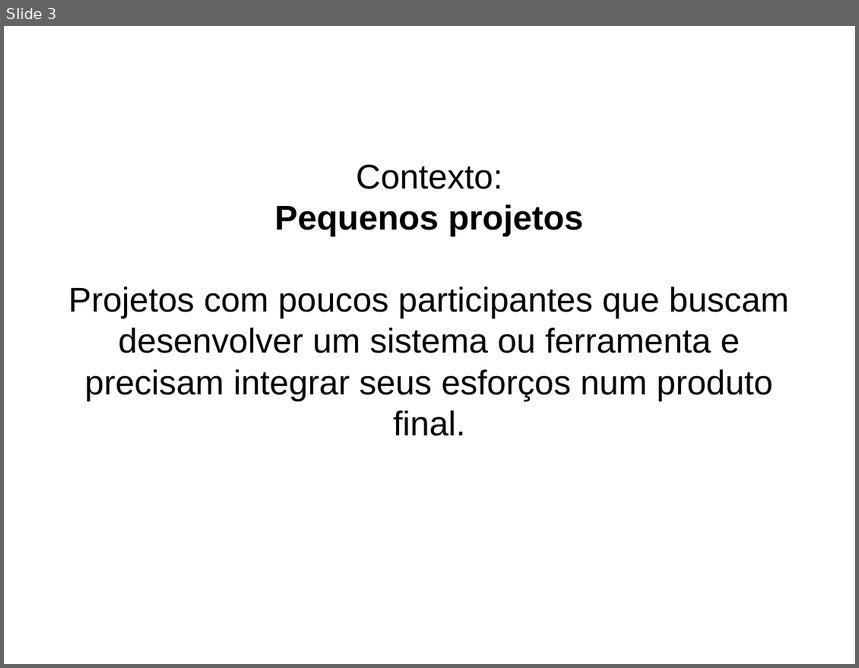
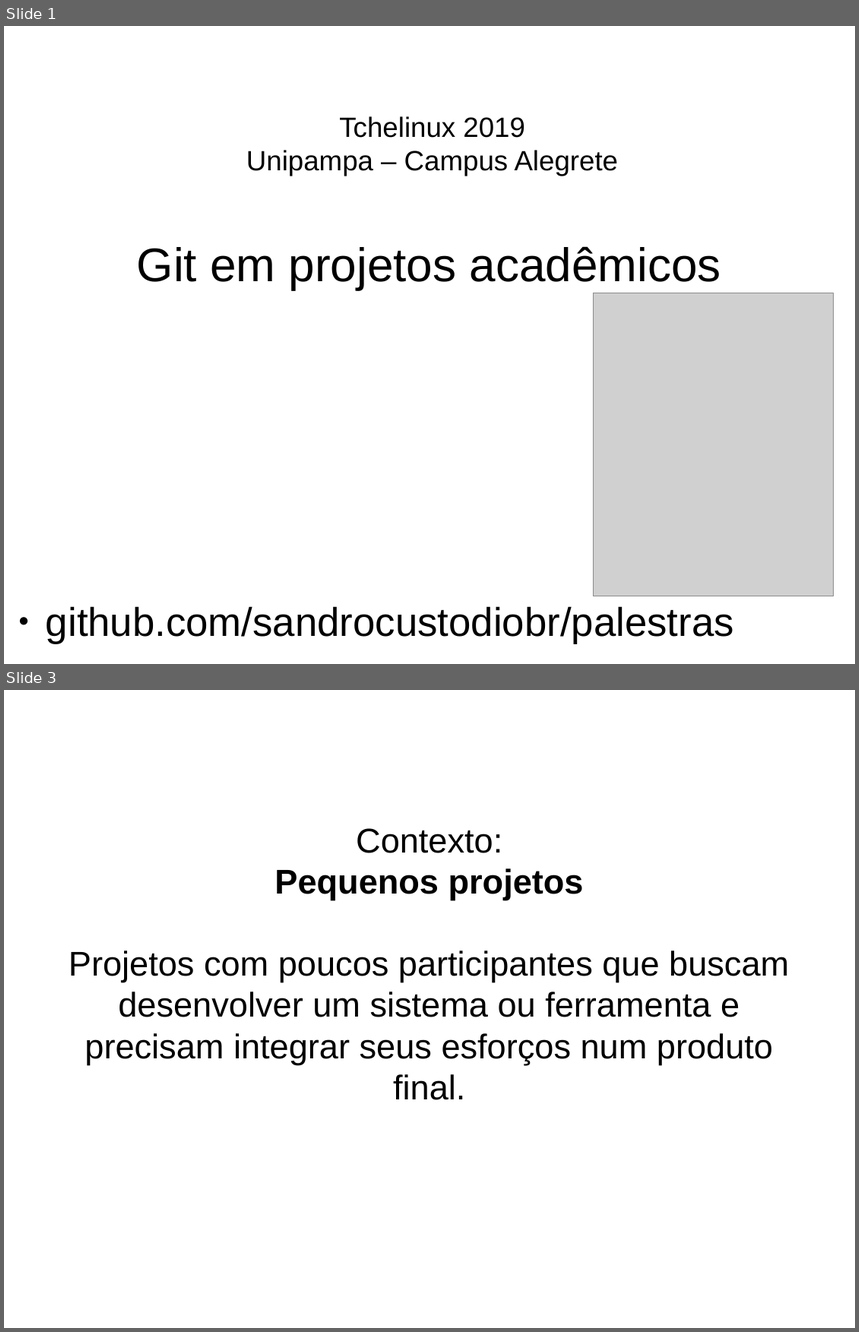
Before and after one commit to sandrocustodiobr/palestras, a slide deck: 2019-git/Git em projetos academicos set2019.odp. Shown one above the other, each under a label of ours: slide 3 before the commit, slides 1 and 3 after it; the slides between them are not shown. The pictures are 859x668 and 859x1332 pixels, drawn with LibreOffice and Linux fonts; fonts in the diff are those of the drawing; grey boxes stand for pictures. Boxes give left, top, right and bottom in pixels: in the first picture for what was removed or moved away, otherwise in the second. Text is boxed around its words. In the diff, an @@ line names an element or a change of style, - is before the commit and + after.

```diff
--- a/2019-git/Git em projetos academicos set2019.odp
+++ b/2019-git/Git em projetos academicos set2019.odp
@@ slide 1 added at (4,26,855,664), background #FFFFFF @@
@@ title added at (246,116,619,176), 26 pt, text #000000 @@
+Tchelinux 2019
+Unipampa – Campus Alegrete
@@ title added at (137,246,721,290), 44 pt, text #000000 @@
+Git em projetos acadêmicos
@@ picture added at (593,294,834,597) @@
@@ text added at (46,607,734,645), 37.4 pt, text #000000 @@
+● github.com/sandrocustodiobr/palestras
```
Also in this commit, not shown: 1 slide changed, 1 slide removed, 1 other file.
